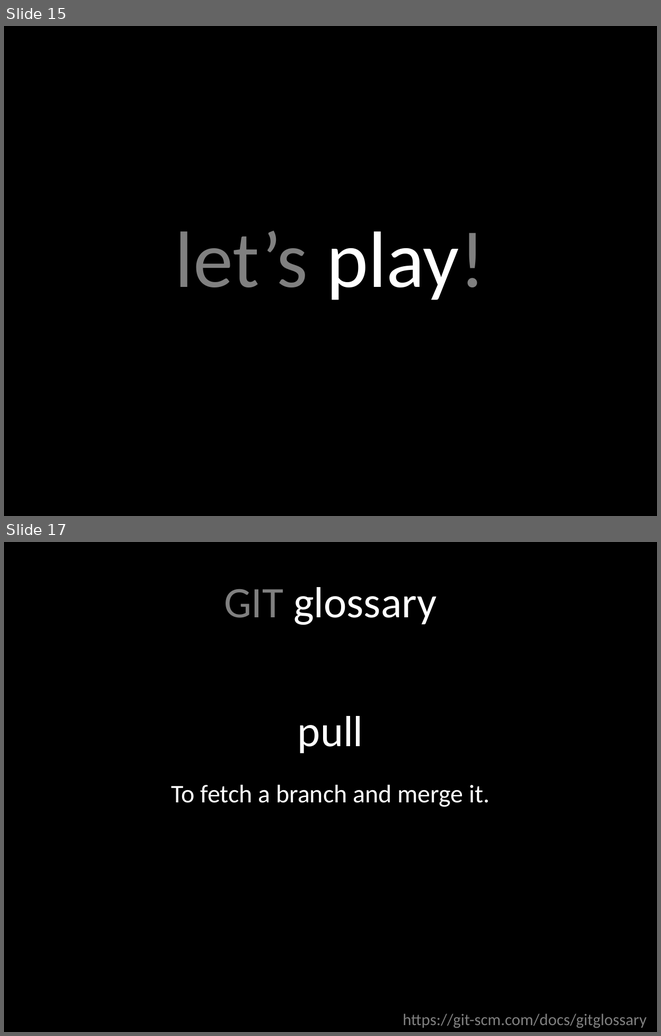
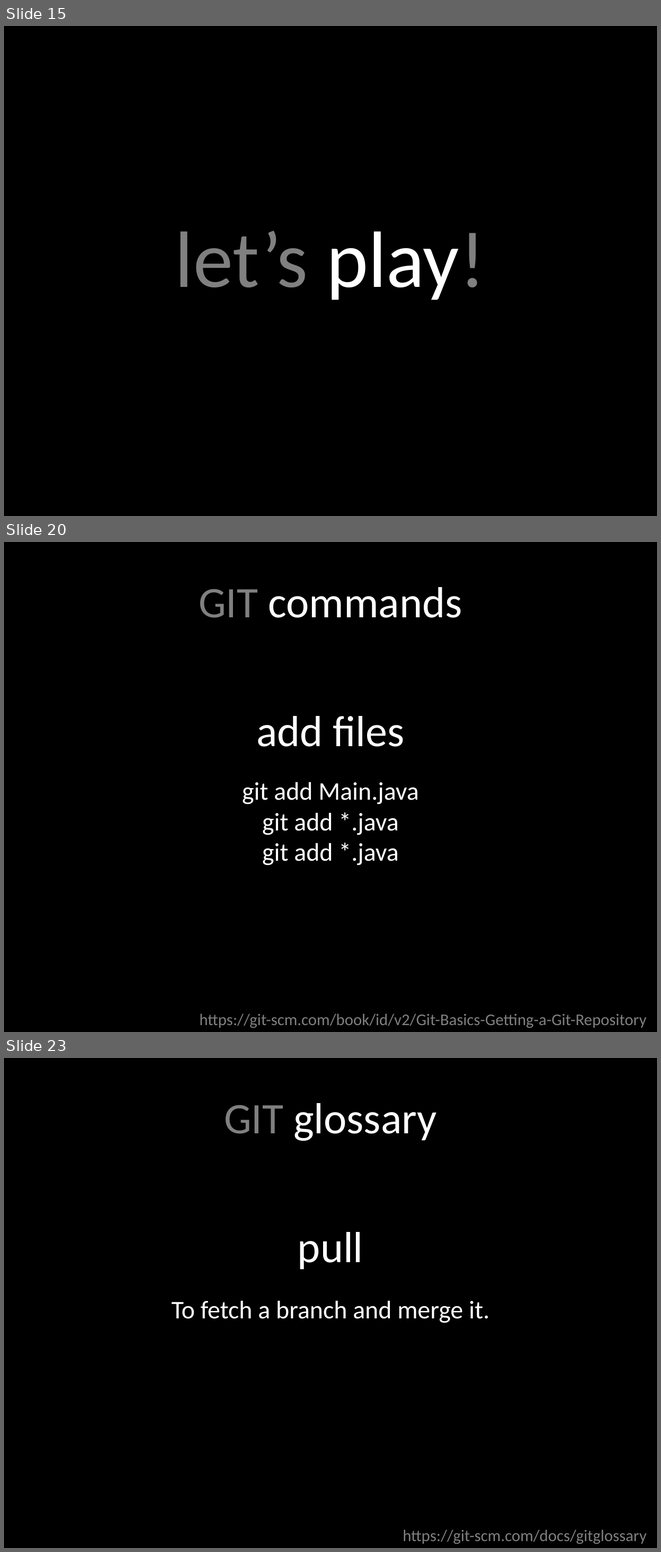
Before and after one commit to rocboronat/from-cvs-to-git, a slide deck: From CVS to GIT.pptx. Shown one above the other, each under a label of ours: slides 15 and 17 before the commit, slides 15, 20 and 23 after it; the slides between them are not shown. The pictures are 661x1036 and 661x1552 pixels, drawn with LibreOffice and Linux fonts; fonts in the diff are those of the drawing. Boxes give left, top, right and bottom in pixels: in the first picture for what was removed or moved away, otherwise in the second. Text is boxed around its words. In the diff, an @@ line names an element or a change of style, - is before the commit and + after.

Commit message:
Add more git commands to play with

```diff
--- a/From CVS to GIT.pptx
+++ b/From CVS to GIT.pptx
@@ slide 20 added at [4,542,657,1032], background #000000 @@
@@ text added at [199,587,462,618], 48 pt, text #FFFFFF @@
+GIT commands
@@ text added at [256,716,404,747], 48 pt, text #FFFFFF @@
+add files
@@ text added at [242,782,418,865], 28 pt, text #FFFFFF @@
+git add Main.java
+git add *.java
+git add *.java
@@ text added at [200,1013,647,1027], 18 pt, text #808080 @@
+https://git-scm.com/book/id/v2/Git-Basics-Getting-a-Git-Repository
@@ what was slide 17 is now slide 23 @@
```
Also in this commit, not shown: 1 slide changed, 5 other slides added.
